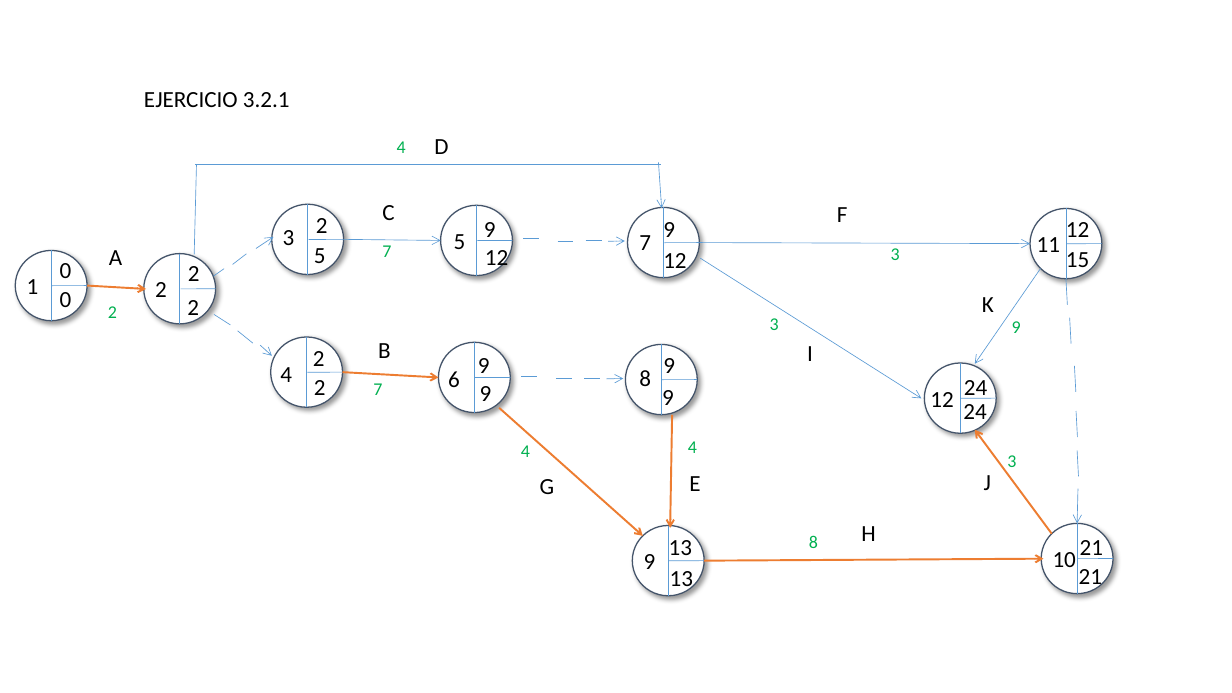
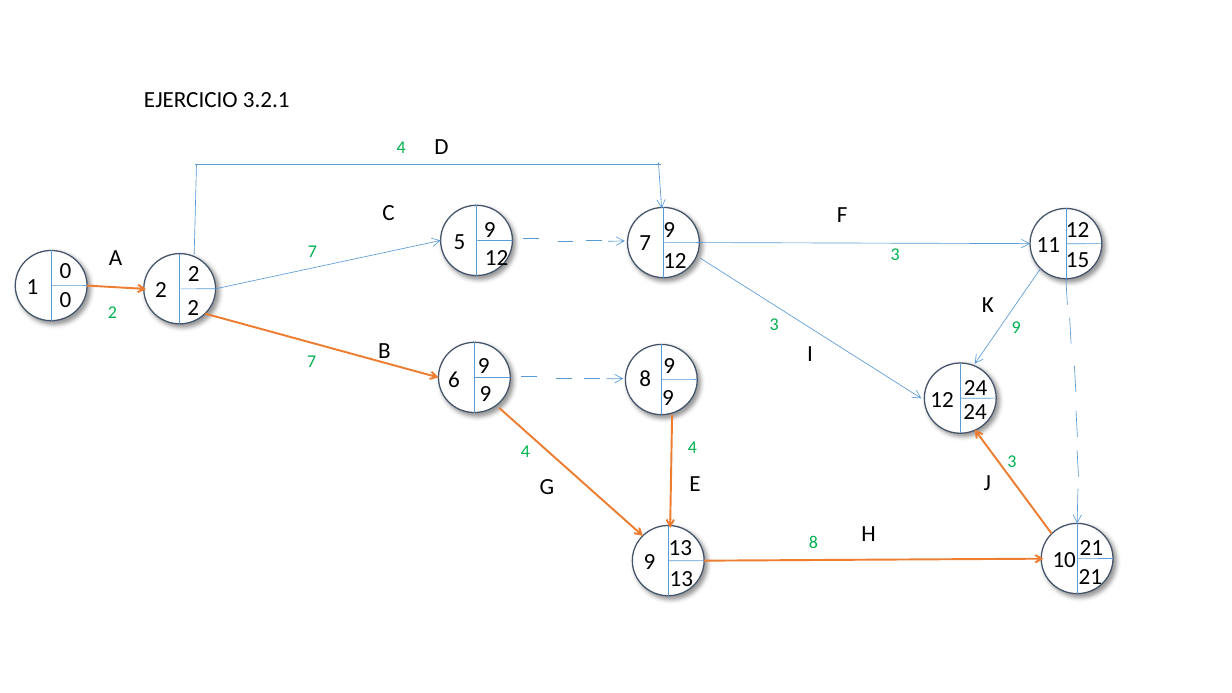
Before and after one commit to miparnisari/modelos2fiuba, a slide deck: slide 6 of tp3-proyectos/Imagenes.pptx. Drawn at 1232x693 pixels with LibreOffice and Linux fonts; fonts in the diff are those of the drawing. Boxes give left, top, right and bottom in pixels: in the first picture for what was removed or moved away, otherwise in the second. Text is boxed around its words. In the diff, an @@ line names an element or a change of style, - is before the commit and + after.

```diff
--- a/tp3-proyectos/Imagenes.pptx
+++ b/tp3-proyectos/Imagenes.pptx
@@ ellipse removed at <box>272,204,344,274</box> @@
@@ line removed from (308, 204) to (308, 274) @@
@@ arrow removed from (256, 249) to (274, 237) @@
@@ text removed at <box>283,230,295,245</box> @@
-3
@@ text "7": place and size @@
-text "7" at <box>382,245,391,257</box>
+text "7" at <box>308,245,317,257</box>
@@ line removed from (344, 239) to (309, 239) @@
@@ text removed at <box>316,218,328,240</box> @@
-2
@@ line removed from (213, 276) to (225, 269) @@
@@ arrow moved from (344, 239) - (441, 240) to (215, 289) - (441, 240) @@
@@ line removed from (247, 254) to (233, 264) @@
@@ text removed at <box>314,248,326,263</box> @@
-5
@@ arrow moved from (343, 372) - (439, 378) to (205, 313) - (439, 378) @@
@@ line removed from (214, 314) to (230, 325) @@
@@ line removed from (238, 331) to (253, 343) @@
@@ arrow removed from (261, 346) to (272, 356) @@
@@ ellipse removed at <box>271,337,343,408</box> @@
@@ text "7": place and size @@
-text "7" at <box>373,383,382,395</box>
+text "7" at <box>307,355,316,367</box>
@@ line removed from (307, 337) to (307, 408) @@
@@ text removed at <box>313,351,325,366</box> @@
-2
@@ text removed at <box>280,367,292,382</box> @@
-4
@@ line removed from (343, 372) to (308, 372) @@
@@ text removed at <box>314,380,326,395</box> @@
-2
```
Also in this commit, not shown: 2 other slides changed, 1 other file.
